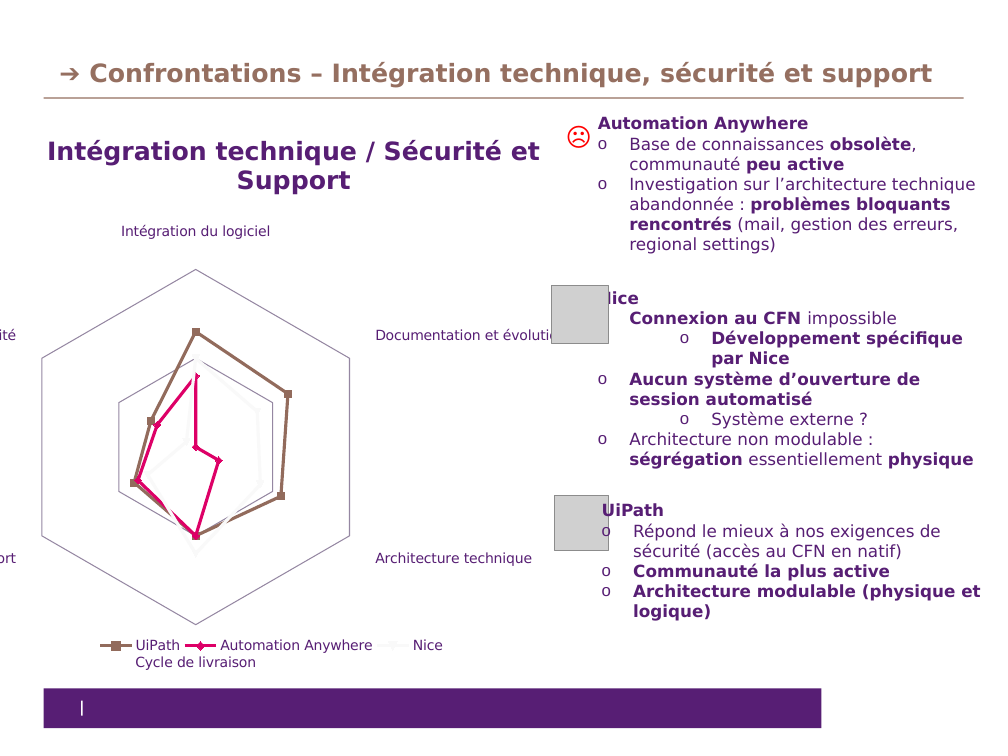
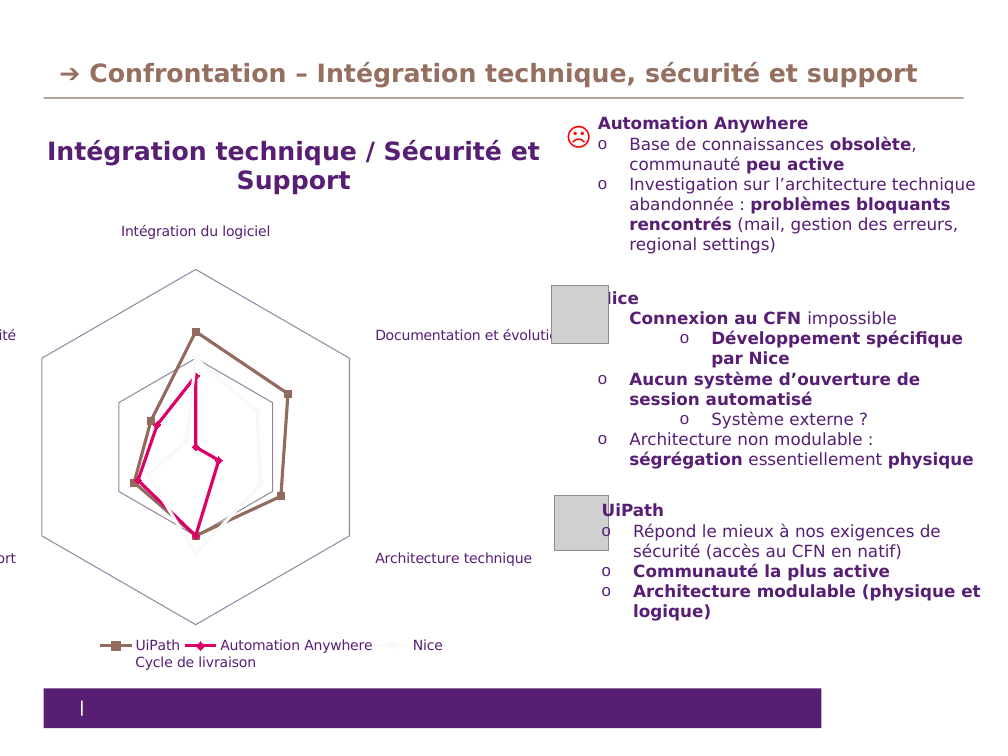
Before and after one commit to Lorennzo/Projet, a slide deck: slide 16 of conclusion des Poc RPA V64.pptx (slide 15 before the commit). Drawn at 1008x756 pixels with LibreOffice and Linux fonts; fonts in the diff are those of the drawing; grey boxes stand for pictures. Boxes give left, top, right and bottom in pixels: in the first picture for what was removed or moved away, otherwise in the second. Text is boxed around its words. In the diff, an @@ line names an element or a change of style, - is before the commit and + after.

```diff
--- a/conclusion des Poc RPA V64.pptx
+++ b/conclusion des Poc RPA V64.pptx
@@ title at box(89, 62, 918, 88): text changed @@
-➔ Confrontations – Intégration technique, sécurité et support
+➔ Confrontation – Intégration technique, sécurité et support
```
Also in this commit, not shown: 6 other slides changed, 2 slides added.
